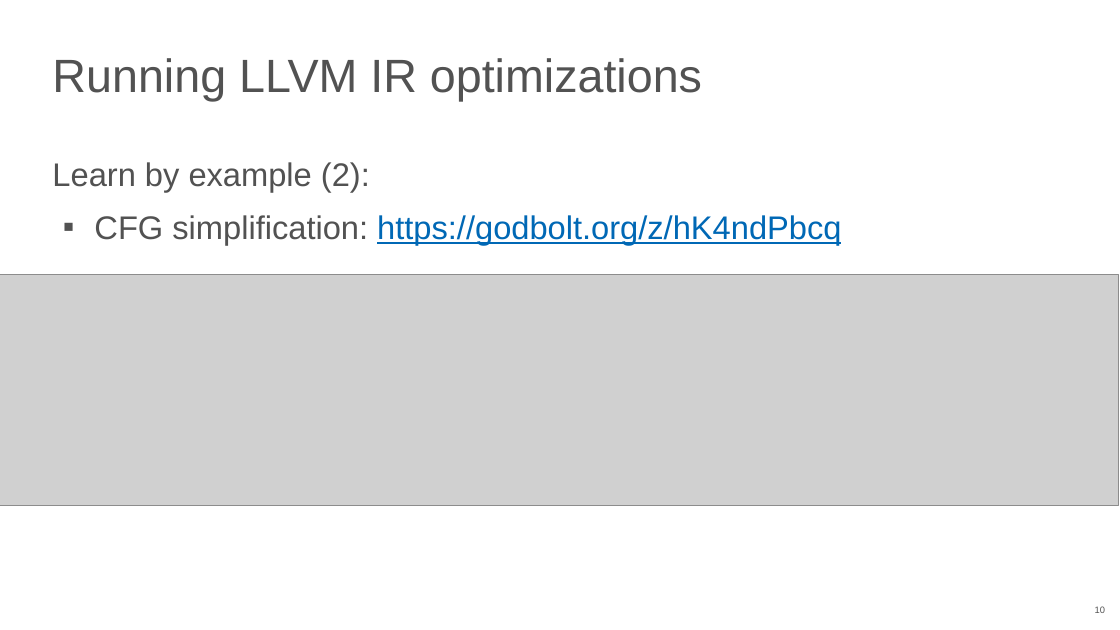
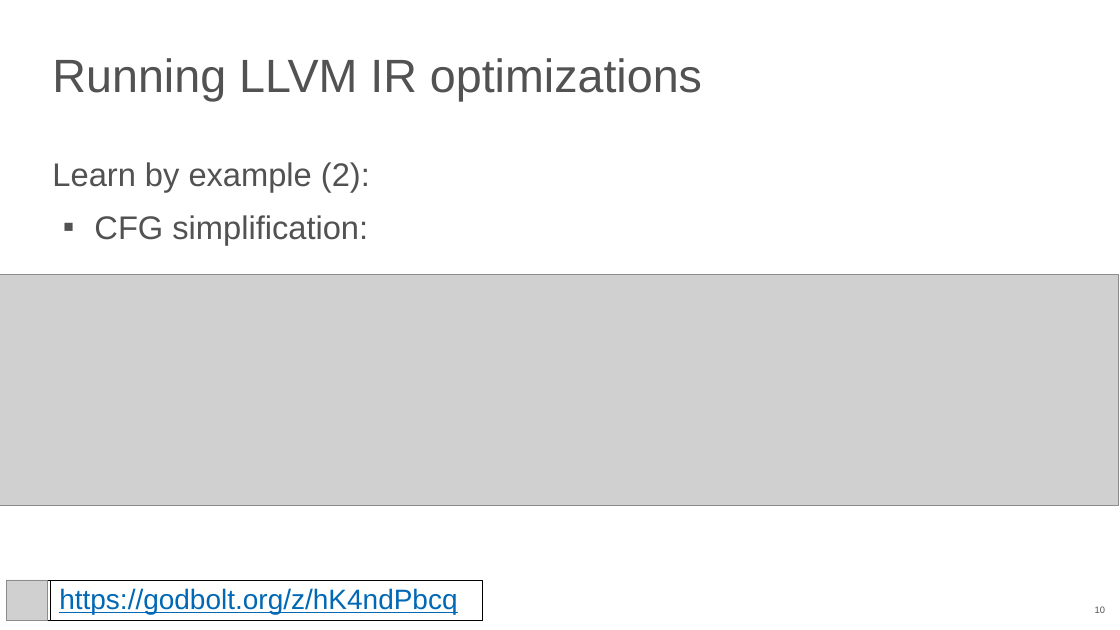
Before and after one commit to NN-complr-tech/Complr-course-lectures, a slide deck: slide 10 of 06-Optimizations-2.pptx. Drawn at 1120x630 pixels with LibreOffice and Linux fonts; fonts in the diff are those of the drawing; grey boxes stand for pictures. Boxes give left, top, right and bottom in pixels: in the first picture for what was removed or moved away, otherwise in the second. Text is boxed around its words. In the diff, an @@ line names an element or a change of style, - is before the commit and + after.

Commit message:
Add 06-Optimizations-2 slides (2025)

```diff
--- a/06-Optimizations-2.pptx
+++ b/06-Optimizations-2.pptx
@@ text at (94,215,368,245): text changed; text colour #0068B5 to #525252 @@
-▪ CFG simplification: https://godbolt.org/z/hK4ndPbcq
+▪ CFG simplification:
@@ rectangle added at (6,580,482,621), fill #FFFFFF, outline #000000 0.75 pt @@
@@ picture added at (6,580,47,621) @@
@@ rectangle added at (51,580,483,621), fill #FFFFFF, outline #000000 0.75 pt, 24 pt, text #0068B5, underline @@
+https://godbolt.org/z/hK4ndPbcq
```
Also in this commit, not shown: 6 other slides changed, 1 slide added.
